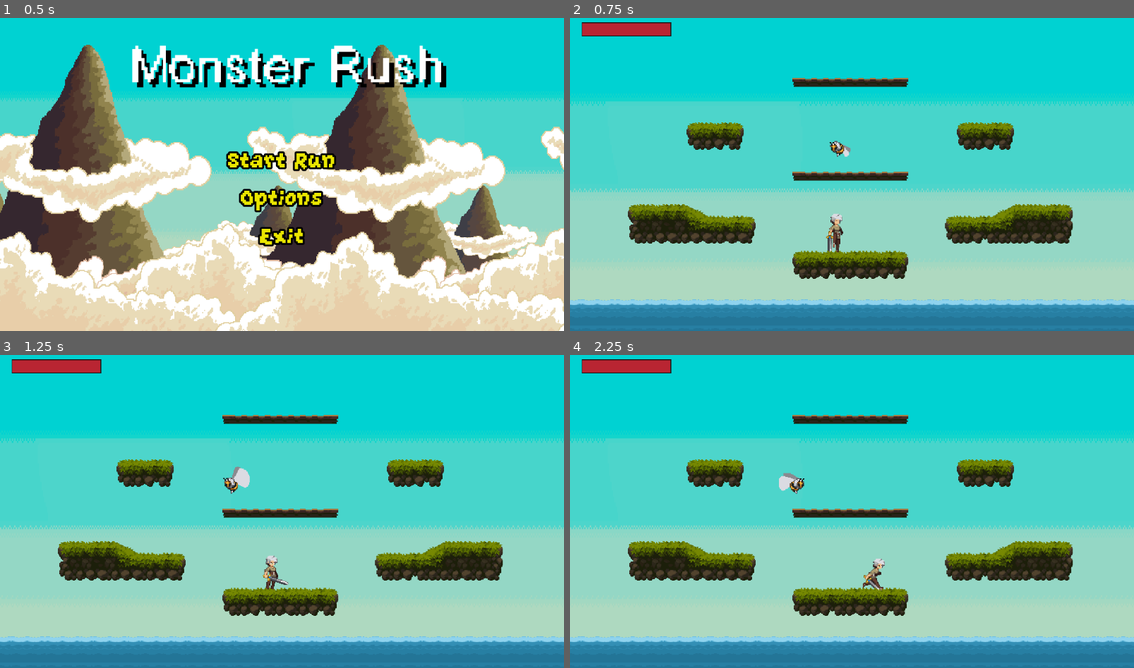
Above: before the commit, frames 1-4 (two rows, left to right).
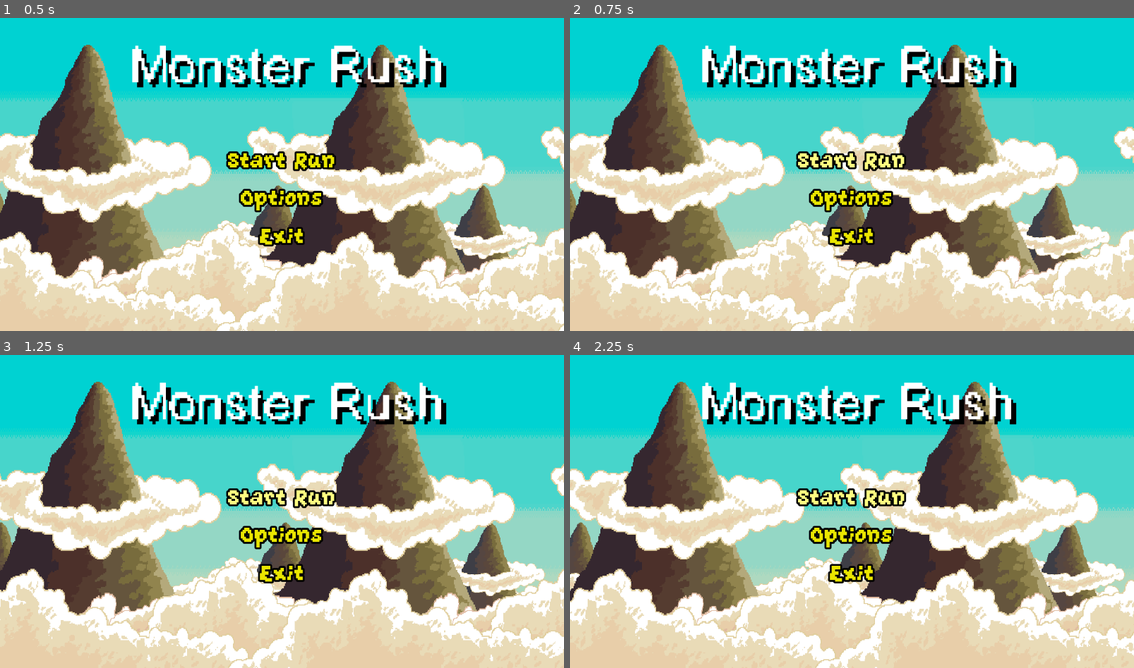
Above: after the commit, the same moments.

Repository: NielsVanheertum-BA/EindprojectProjectManagement
Game: Godot game, scene res://Scenes/MainMenu.tscn
The game is run twice, just before and just after one commit, with the same random seed, the same clock (stepped at 60 frames per second) and the same inputs.
Inputs (mouse positions are in pixels of both pictures, inside the frame that each line leads up to):
- Up to frame 1 (0.5 s): no input
- Up to frame 2 (0.75 s): click "Start Run" at 0.5 s
- Up to frame 3 (1.25 s): no input
- Up to frame 4 (2.25 s): click (852, 498) at 1.25 s, where only the run after the commit has a clickable "Start Run"; hold D (right) from 2.03 s (still down)

Frame 1 is identical in both runs. In frame 2, 68% of the frame differs, in the area x 0-100%, y 1-100%; in frame 3, 68%; in frame 4, 68%.
Error after the commit: Parse Error: Expected indented block after function declaration. (res://Scenes/main_menu.gd:9)

Commit message:
pasue menu

Diff:
--- /dev/null
+++ b/eindproject/Scenes/PauseMenu.tscn
@@ -0,0 +1,95 @@
+[gd_scene load_steps=14 format=3 uid="uid://cpe8lhhfbmrlt"]
+
+[ext_resource type="FontFile" uid="uid://dq2hat0v08am4" path="res://Assets/Menu Assets/GrapeSoda.ttf" id="1_lj4oq"]
+[ext_resource type="Script" uid="uid://bgc2skyqxapv3" path="res://Scenes/pause_menu.gd" id="1_qwhev"]
+
+[sub_resource type="StyleBoxEmpty" id="StyleBoxEmpty_qwhev"]
+
+[sub_resource type="StyleBoxEmpty" id="StyleBoxEmpty_5w4ur"]
+
+[sub_resource type="StyleBoxEmpty" id="StyleBoxEmpty_ey1tb"]
+
+[sub_resource type="StyleBoxEmpty" id="StyleBoxEmpty_siy43"]
+
+[sub_resource type="StyleBoxEmpty" id="StyleBoxEmpty_yxrls"]
+
+[sub_resource type="StyleBoxEmpty" id="StyleBoxEmpty_gqxqw"]
+
+[sub_resource type="StyleBoxEmpty" id="StyleBoxEmpty_lptsj"]
+
+[sub_resource type="StyleBoxEmpty" id="StyleBoxEmpty_425uk"]
+
+[sub_resource type="StyleBoxEmpty" id="StyleBoxEmpty_mys0b"]
+
+[sub_resource type="StyleBoxEmpty" id="StyleBoxEmpty_c7c70"]
+
+[sub_resource type="StyleBoxEmpty" id="StyleBoxEmpty_pmvjn"]
+
+[node name="PauseMenu" type="Control"]
+layout_mode = 3
+anchors_preset = 15
+anchor_right = 1.0
+anchor_bottom = 1.0
+grow_horizontal = 2
+grow_vertical = 2
+script = ExtResource("1_qwhev")
+
+[node name="MarginContainer" type="MarginContainer" parent="."]
+layout_mode = 0
+offset_right = 165.0
+offset_bottom = 126.0
+
+[node name="VBoxContainer" type="VBoxContainer" parent="MarginContainer"]
+layout_mode = 2
+theme_override_constants/separation = 14
+
+[node name="Resume" type="Button" parent="MarginContainer/VBoxContainer"]
+layout_mode = 2
+size_flags_vertical = 3
+theme_override_colors/font_color = Color(0.9185448, 0.9029508, 2.3102762e-06, 1)
+theme_override_colors/font_pressed_color = Color(1, 1, 1, 1)
+theme_override_colors/font_hover_color = Color(0.9999985, 0.9963048, 0.5044029, 1)
+theme_override_colors/font_hover_pressed_color = Color(1, 1, 1, 1)
+theme_override_colors/font_outline_color = Color(0, 0, 0, 1)
+theme_override_constants/outline_size = 15
+theme_override_fonts/font = ExtResource("1_lj4oq")
+theme_override_font_sizes/font_size = 56
+theme_override_styles/normal = SubResource("StyleBoxEmpty_qwhev")
+theme_override_styles/normal_mirrored = SubResource("StyleBoxEmpty_5w4ur")
+theme_override_styles/pressed = SubResource("StyleBoxEmpty_ey1tb")
+theme_override_styles/pressed_mirrored = SubResource("StyleBoxEmpty_siy43")
+theme_override_styles/hover = SubResource("StyleBoxEmpty_yxrls")
+theme_override_styles/hover_mirrored = SubResource("StyleBoxEmpty_gqxqw")
+theme_override_styles/hover_pressed = SubResource("StyleBoxEmpty_lptsj")
+theme_override_styles/hover_pressed_mirrored = SubResource("StyleBoxEmpty_425uk")
+theme_override_styles/disabled = SubResource("StyleBoxEmpty_mys0b")
+theme_override_styles/disabled_mirrored = SubResource("StyleBoxEmpty_c7c70")
+theme_override_styles/focus = SubResource("StyleBoxEmpty_pmvjn")
+text = "Resume"
+
+[node name="Quit" type="Button" parent="MarginContainer/VBoxContainer"]
+layout_mode = 2
+size_flags_vertical = 3
+theme_override_colors/font_color = Color(0.9185448, 0.9029508, 2.3102762e-06, 1)
+theme_override_colors/font_pressed_color = Color(1, 1, 1, 1)
+theme_override_colors/font_hover_color = Color(0.9999985, 0.9963048, 0.5044029, 1)
+theme_override_colors/font_hover_pressed_color = Color(1, 1, 1, 1)
+theme_override_colors/font_outline_color = Color(0, 0, 0, 1)
+theme_override_constants/outline_size = 15
+theme_override_fonts/font = ExtResource("1_lj4oq")
+theme_override_font_sizes/font_size = 56
+theme_override_styles/normal = SubResource("StyleBoxEmpty_qwhev")
+theme_override_styles/normal_mirrored = SubResource("StyleBoxEmpty_5w4ur")
+theme_override_styles/pressed = SubResource("StyleBoxEmpty_ey1tb")
+theme_override_styles/pressed_mirrored = SubResource("StyleBoxEmpty_siy43")
+theme_override_styles/hover = SubResource("StyleBoxEmpty_yxrls")
+theme_override_styles/hover_mirrored = SubResource("StyleBoxEmpty_gqxqw")
+theme_override_styles/hover_pressed = SubResource("StyleBoxEmpty_lptsj")
+theme_override_styles/hover_pressed_mirrored = SubResource("StyleBoxEmpty_425uk")
+theme_override_styles/disabled = SubResource("StyleBoxEmpty_mys0b")
+theme_override_styles/disabled_mirrored = SubResource("StyleBoxEmpty_c7c70")
+theme_override_styles/focus = SubResource("StyleBoxEmpty_pmvjn")
+text = "Quit"
+
+[connection signal="pressed" from="MarginContainer/VBoxContainer/Resume" to="." method="_on_start_pressed"]
+[connection signal="pressed" from="MarginContainer/VBoxContainer/Quit" to="." method="_on_quit_pressed"]
--- /dev/null
+++ b/eindproject/Scenes/game.gd
@@ -0,0 +1,23 @@
+extends Node2D
+
+@onready var pause_menu: Control = $PauseMenu
+var paused = false
+
+func _ready() -> void:
+	Engine.time_scale = 1
+	pause_menu.hide()
+
+
+func _process(delta: float) -> void:
+	#Pause Menu
+	if Input.is_action_just_pressed("pause"):
+		pauseMenu()
+
+func pauseMenu():
+	if paused:
+		pause_menu.hide()
+		Engine.time_scale = 1
+	else:
+		pause_menu.show()
+		Engine.time_scale = 0
+	paused = !paused
--- a/eindproject/Scenes/game.tscn
+++ b/eindproject/Scenes/game.tscn
@@ -1,11 +1,13 @@
-[gd_scene load_steps=10 format=3 uid="uid://bhxq6dv5suolq"]
+[gd_scene load_steps=12 format=3 uid="uid://bhxq6dv5suolq"]
 
 [ext_resource type="Texture2D" uid="uid://qk4fd0vgvqbu" path="res://Assets/Free Pixel Art plataformer painted style/PNG/Mountains/Background.png" id="1_3dryh"]
 [ext_resource type="PackedScene" uid="uid://bvl2buybphbky" path="res://Scenes/player.tscn" id="1_ebmjs"]
+[ext_resource type="Script" uid="uid://cxh1dg4uq2kmg" path="res://Scenes/game.gd" id="1_v158k"]
 [ext_resource type="Texture2D" uid="uid://bhvrkj1m2p2hr" path="res://Assets/Legacy-Fantasy - High Forest 2.3/Assets/Tiles.png" id="2_qxrlw"]
 [ext_resource type="PackedScene" uid="uid://gl5js00cujr6" path="res://Scenes/playerHealthBar.tscn" id="3_i6g32"]
 [ext_resource type="PackedScene" uid="uid://cc28t4squowbb" path="res://Scenes/killzone.tscn" id="3_wrm1d"]
 [ext_resource type="PackedScene" uid="uid://c0b5sb1xugin0" path="res://Scenes/SmallBee.tscn" id="5_wowpa"]
+[ext_resource type="PackedScene" uid="uid://cpe8lhhfbmrlt" path="res://Scenes/PauseMenu.tscn" id="7_1l0tm"]
 
 [sub_resource type="TileSetAtlasSource" id="TileSetAtlasSource_wrm1d"]
 texture = ExtResource("2_qxrlw")
@@ -597,6 +599,7 @@
 [sub_resource type="WorldBoundaryShape2D" id="WorldBoundaryShape2D_3dryh"]
 
 [node name="Game" type="Node2D"]
+script = ExtResource("1_v158k")
 
 [node name="Background" type="Sprite2D" parent="."]
 position = Vector2(-76, -106)
@@ -634,3 +637,12 @@
 rotation = -3.1415925
 scale = Vector2(1.1300658, -0.32000077)
 zoom = Vector2(1.5, 1.5)
+
+[node name="PauseMenu" parent="." instance=ExtResource("7_1l0tm")]
+offset_left = -41.0
+offset_top = -170.0
+offset_right = -41.0
+offset_bottom = -170.0
+size_flags_horizontal = 4
+size_flags_vertical = 4
+metadata/_edit_use_anchors_ = true
--- a/eindproject/Scenes/main_menu.gd
+++ b/eindproject/Scenes/main_menu.gd
@@ -3,12 +3,10 @@
 
 # Called when the node enters the scene tree for the first time.
 func _ready() -> void:
-	pass # Replace with function body.
-
+	pass
 
 # Called every frame. 'delta' is the elapsed time since the previous frame.
 func _process(delta: float) -> void:
-	pass
 
 
 func _on_start_pressed() -> void:
--- /dev/null
+++ b/eindproject/Scenes/pause_menu.gd
@@ -0,0 +1,10 @@
+extends Control
+
+@onready var pause_menu: Control = $"."
+
+
+func _on_resume_pressed() -> void:
+	pause_menu.hide()
+
+func _on_quit_pressed() -> void:
+	get_tree().change_scene_to_file("res://Scenes/MainMenu.tscn")
--- a/eindproject/Scripts/player.gd
+++ b/eindproject/Scripts/player.gd
@@ -67,8 +67,9 @@
 	var tree := get_tree()
 	tree.call_deferred("change_scene_to_file", "res://Scenes/MainMenu.tscn")
 
-# Check voor damage
+
 func _process(delta: float) -> void:
+	# Check voor damage
 	if GlobalVariables.playerCurrentHealth != GlobalVariables.playerPreviousHealth :
 		GlobalVariables.playerPreviousHealth = GlobalVariables.playerCurrentHealth
 		spawn_hit_effect(collision_shape.global_position)
--- a/eindproject/project.godot
+++ b/eindproject/project.godot
@@ -46,6 +46,11 @@
 "events": [Object(InputEventKey,"resource_local_to_scene":false,"resource_name":"","device":-1,"window_id":0,"alt_press …(191 unchanged characters)…
 ]
 }
+pause={
+"deadzone": 0.2,
+"events": [Object(InputEventKey,"resource_local_to_scene":false,"resource_name":"","device":-1,"window_id":0,"alt_pressed":false,"shift_pressed":false,"ctrl_pressed":false,"meta_pressed":false,"pressed":false,"keycode":0,"physical_keycode":4194305,"key_label":0,"unicode":0,"location":0,"echo":false,"script":null)
+]
+}
 
 [rendering]
 
Not shown, added: eindproject/Scenes/game.gd.uid
Not shown, added: eindproject/Scenes/pause_menu.gd.uid
